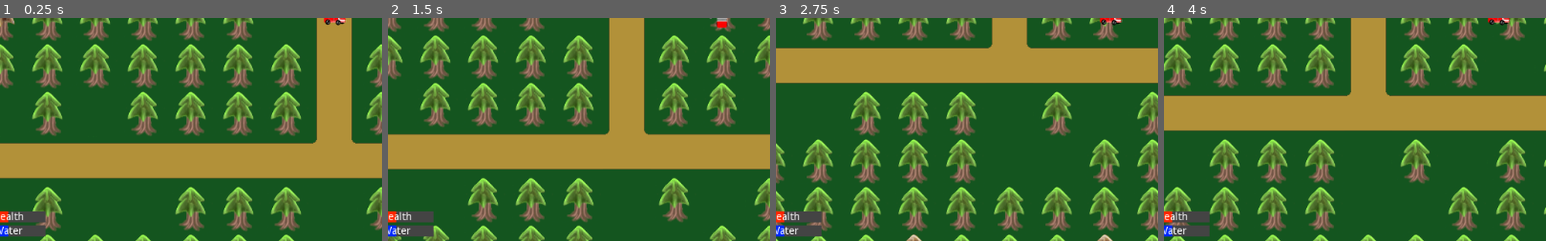
Above: before the commit, frames 1-4 (left to right).
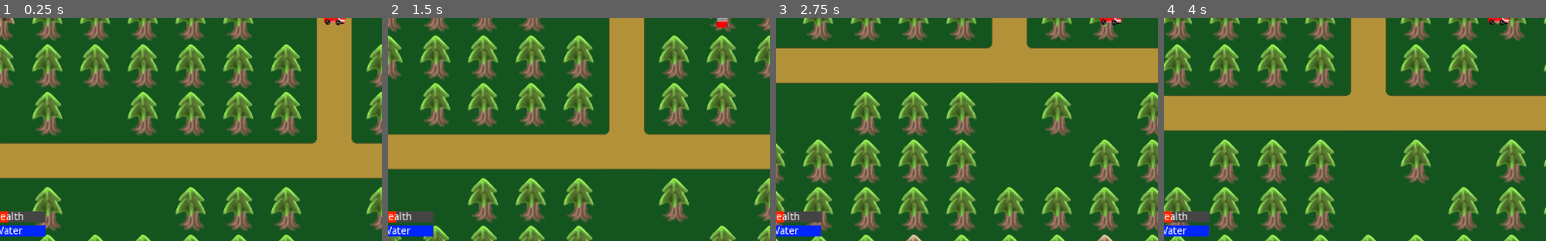
Above: after the commit, the same moments.

Repository: ConsoleCowboysInCyberspace/inferno
Game: Godot game, scene res://Scenes/main_level.tscn
Two runs of this game, one before a commit and one after it. Both use one fixed random seed, a clock stepped at 60 frames per second and the inputs below.
Inputs (mouse positions are % of the whole screen's width and height, from its top left):
- Up to frame 1 (0.25 s): no input
- Up to frame 2 (1.5 s): tap Enter at 0.5 s; move the mouse to (72, 45) at 0.52 s; hold D (truck_right) 0.53-1.28 s; tap Space (dig_trench) at 0.6 s; move the mouse to (30, 55) at 1.27 s; hold S (truck_down) from 1.28 s (still down); click (30, 55) at 1.35 s
- Up to frame 3 (2.75 s): move the mouse to (60, 28) at 2.02 s; release S (truck_down) at 2.03 s; hold D (truck_right) from 2.03 s (still down); tap Space (dig_trench) at 2.1 s
- Up to frame 4 (4 s): move the mouse to (45, 70) at 2.77 s; release D (truck_right) at 2.78 s; hold W (truck_up) 2.78-3.53 s; click (45, 70) at 2.85 s; move the mouse to (80, 65) at 3.52 s; hold A (truck_left) from 3.53 s (still down); tap Space (dig_trench) at 3.6 s
The pictures show only the part of the screen within x 6-56%, y 50-100%; the shares and areas given below are measured in that part.

The runs differ from the first frame. In frame 1, 0.5% of the frame differs, in the area x 2-12%, y 92-99%; in frame 2, 0.5%; in frame 3, 0.5%; in frame 4, 0.5%.

Commit message:
Reconnect water signal, hook up health bar

Diff:
--- a/Scenes/main_level.tscn
+++ b/Scenes/main_level.tscn
@@ -46,3 +46,5 @@
 [node name="windEmbers" parent="." instance=ExtResource( 6 )]
 position = Vector2( 21.748, 482.85 )
 emitting = false
+[connection signal="healthAmountChanged" from="Fire_Truck" to="GUI" method="set_health"]
+[connection signal="water_changed" from="Fire_Truck" to="GUI" method="set_water_level"]
